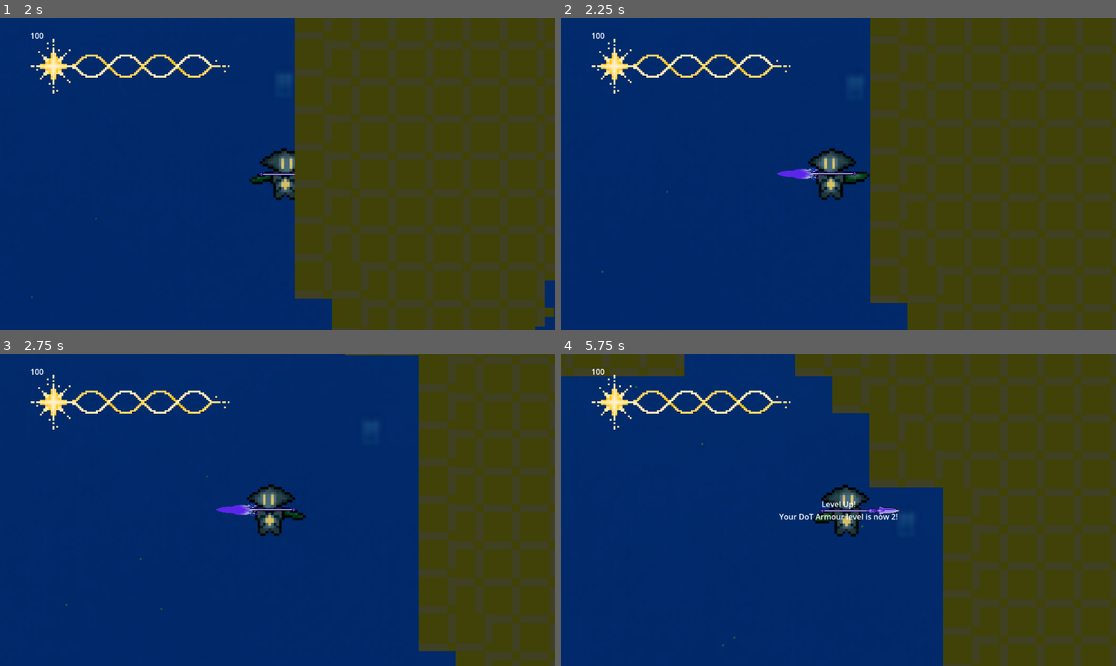
Above: before the commit, frames 1-4 (two rows, left to right).
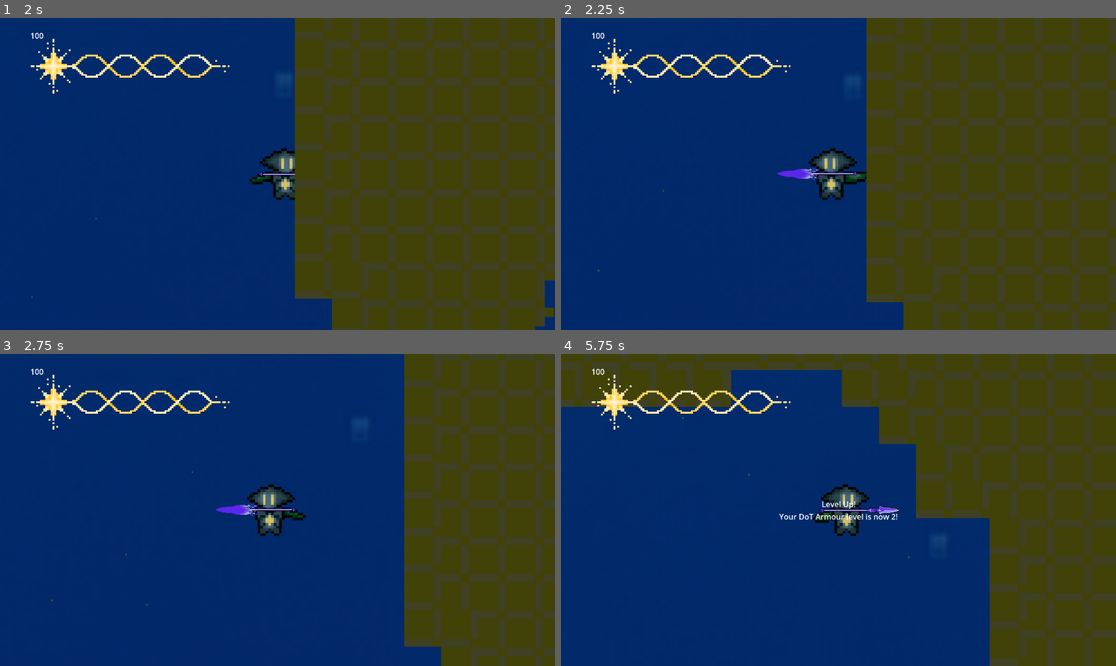
Above: after the commit, the same moments.

Repository: CommanderTuna999/Ocean-Game
Game: Godot game, scene res://Scenes/Game.tscn
Same seed, same stepped clock (60 frames per second), same inputs: the game is played once before the commit and once after it. The engine's default icon, where the game draws it, is replaced by a stand-in: a white triangle on a blue panel in a dark square.
Inputs (mouse positions are in pixels of both pictures, inside the frame that each line leads up to):
- Up to frame 1 (2 s): move the mouse to (399, 158) at 0.52 s; hold D (Right) from 0.53 s (still down); tap Space (Harpoon) at 0.6, 1.55 s; tap W (Up) at 0.77, 1.52 s; move the mouse to (166, 189) at 1.27 s; tap Q (Dash) at 1.35 s
- Up to frame 2 (2.25 s): move the mouse to (894, 105) at 2.02 s; release D (Right) at 2.03 s; hold A (Left) from 2.03 s (still down); tap Space (Harpoon) at 2.1 s
- Up to frame 3 (2.75 s): keep holding A (Left)
- Up to frame 4 (5.75 s): move the mouse to (810, 572) at 2.77 s; release A (Left) at 2.78 s; hold D (Right) 2.78-4.28 s; tap Shift (Shift) at 2.85 s; tap W (Up) at 3.02, 3.77, 4.52 s; tap Space (Harpoon) at 3.05, 3.8, 4.55, 5.1 s; move the mouse to (1005, 556) at 3.52 s; tap N (armour_level_test) at 3.6 s; move the mouse to (672, 463) at 4.27 s; hold A (Left) 4.28-5.03 s; click (672, 463) at 4.35 s; move the mouse to (866, 510) at 5.02 s; hold D (Right) from 5.03 s (still down)

Frame 1 is identical in both runs. In frame 2, 8.4% of the frame differs, in the area x 6-100%, y 0-100%; in frame 3, 13%; in frame 4, 25%, in the area x 0-100%, y 0-100%.

Commit message:
the harpoon now works with 2 modes.

Diff:
--- a/main game---ocean-thing/Scripts/player.gd
+++ b/main game---ocean-thing/Scripts/player.gd
@@ -11,7 +11,7 @@
 var harpooning = false
 var currentharpoon = null
 var harpoon_point = Vector2.ZERO
-var turnaccel = 3000
+var turnaccel = 1450
 var accel = 720
 var maxspeed = 500
 
@@ -19,16 +19,20 @@
 var harpoondragaccel = 600
 
 #spring tether
-var harpoonrestlength = 100
-var springstrength = 7
-var minimumpullaccel = 1800
-var maximumpullaccel = 12000
-var normalharpoonmaxspeed =  1200
-var slingshotmaxspeed = 2600
+var harpoonrestlength = 140
+var springstrength = 6
+var minimumpullaccel = 650
+var maximumpullaccel = 6500
+var normalharpoonmaxspeed: float =  1200
+var slingshotmaxspeed = 50000
 var slingshotstretchthreshold = 250
-var slingshottransitiondistance = 75
-
-
+@export var chargedharpoonspeed: float =  5000
+@export var chargeduration: float = 2.0
+@export var chargedecay: float = 3.0
+var chargetimer: float = 0.0
+var ropecharged = false
+var wasoverstretched = false
+var currentharpoonmaxspeed: float = normalharpoonmaxspeed
 
 
 var momentumboosttime = 0.0
@@ -172,6 +176,10 @@
 		get_parent().add_child(harpoon)
 		currentharpoon = harpoon
 	if Input.is_action_just_released("Harpoon"):
+		ropecharged = false
+		chargetimer = 0
+		wasoverstretched = false
+		currentharpoonmaxspeed = normalharpoonmaxspeed
 		harpooning = false
 		$HarpoonLine.visible = false
 		if wasattachedthisshot == true:
@@ -221,7 +229,7 @@
 
 
 	if harpooning:
-		currentaccel = 3000
+		currentaccel = 1200
 	var currentmaxspeed = maxspeed
 	var sprint_accel_multiplier = sprint_multiplier
 
@@ -268,17 +276,29 @@
 
 		velocity += (direction_to_point * currentpullaccel * delta)
 
-		var transitionstart = (
-			slingshotstretchthreshold - slingshottransitiondistance
-		)
-
-		var slingshotpercent = clamp(
-			(stretch - transitionstart) / slingshottransitiondistance, 0, 1
-		)
-
-		var currentharpoonmaxspeed = lerp(
-			normalharpoonmaxspeed, slingshotmaxspeed, slingshotpercent
-		)
+
+		var overstretched = stretch >= slingshotstretchthreshold
+		if overstretched and not wasoverstretched:
+			ropecharged = true
+			chargetimer = chargeduration
+			currentharpoonmaxspeed = chargedharpoonspeed
+			wasoverstretched = overstretched
+		if ropecharged:
+			if chargetimer > 0.0:
+				chargetimer -= delta
+				currentharpoonmaxspeed = chargedharpoonspeed
+			else:
+				currentharpoonmaxspeed = lerp(
+					currentharpoonmaxspeed,
+					normalharpoonmaxspeed,
+					min(chargedecay * delta, 1.0)
+				)
+
+			if abs(currentharpoonmaxspeed - normalharpoonmaxspeed) < 1:
+				currentharpoonmaxspeed = normalharpoonmaxspeed
+				ropecharged = false
+		else:
+			currentharpoonmaxspeed = normalharpoonmaxspeed
 
 		velocity = velocity.limit_length(currentharpoonmaxspeed)
 
@@ -286,7 +306,6 @@
 			Vector2.ZERO,
 			to_local(harpoon_point)
 		]
-
 	var crashed = false
 
 	if Input.is_action_just_pressed("Restart"):
